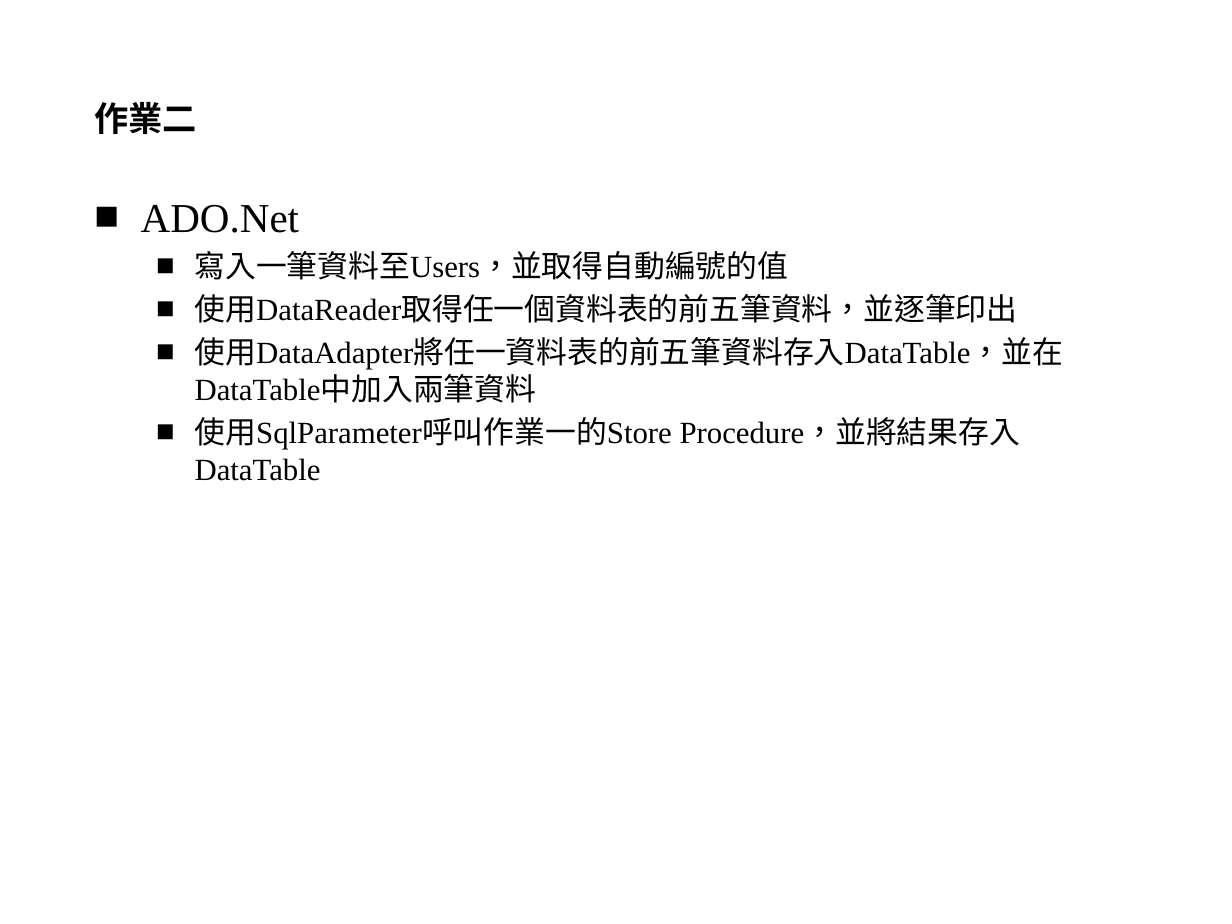
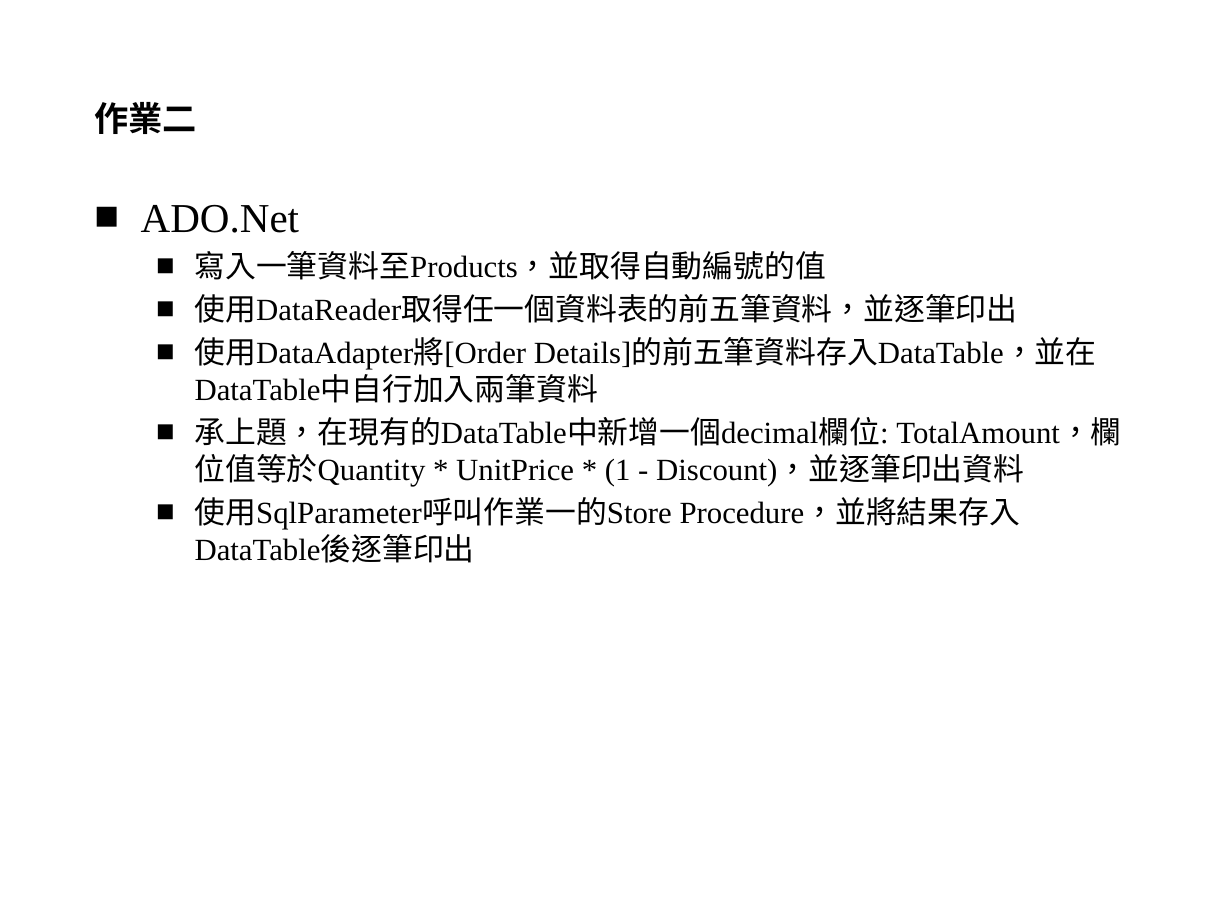
Before and after one commit to YiChiLin/TrainingPackage, a slide deck: slide 31 of 簡報及DB/資料庫程式開發概述.pptx. Drawn at 1232x924 pixels with LibreOffice and Linux fonts; fonts in the diff are those of the drawing; background and template pictures are left out. Boxes give left, top, right and bottom in pixels: in the first picture for what was removed or moved away, otherwise in the second. Text is boxed around its words. In the diff, an @@ line names an element or a change of style, - is before the commit and + after.

```diff
--- a/簡報及DB/資料庫程式開發概述.pptx
+++ b/簡報及DB/資料庫程式開發概述.pptx
@@ text at (195,251,826,280): text changed @@
-  ■ 寫入一筆資料至Users，並取得自動編號的值
+  ■ 寫入一筆資料至Products，並取得自動編號的值
@@ text at (195,337,1121,563): text changed @@
-  ■ 使用DataAdapter將任一資料表的前五筆資料存入DataTable，並在DataTable中加入兩筆資料
-  ■ 使用SqlParameter呼叫作業一的Store Procedure，並將結果存入DataTable
+  ■ 使用DataAdapter將[Order Details]的前五筆資料存入DataTable，並在DataTable中自行加入兩筆資料
+  ■ 承上題，在現有的DataTable中新增一個decimal欄位: TotalAmount，欄位值等於Quantity * UnitPrice * (1 - Discount)，並逐筆印出資料
+  ■ 使用SqlParameter呼叫作業一的Store Procedure，並將結果存入DataTable後逐筆印出
```
Also in this commit, not shown: 1 other slide changed, 1 other file.
